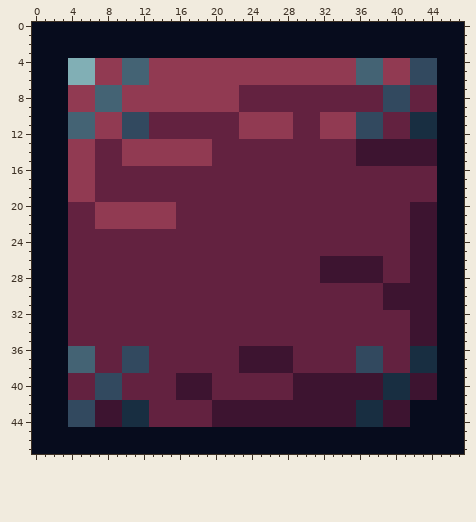
Pixel-art sprite, stored at tilemap/plank/plank.png. This is how it looked before the edit.
The file is 48x48 pixels.
The same view after the edit:
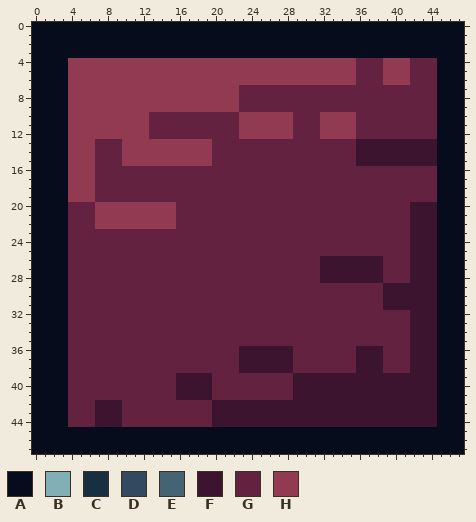
Palette (. is transparent): A #070c1d  B #81afb5  C #182e41  D #32495f  E #446374  F #3d1430  G #632240  H #913a52
Commit: [LD-54] fix: bridge layout
The exact change:
y 4..6: x 4..6 BBB -> HHH; x 10..12 EEE -> HHH; x 36..38 EEE -> GGG; x 42..44 DDD -> GGG
y 7..9: x 7..9 EEE -> HHH; x 39..41 DDD -> GGG
y 10..12: x 4..6 EEE -> HHH; x 10..12 DDD -> HHH; x 36..38 DDD -> GGG; x 42..44 CCC -> GGG
y 36..38: x 4..6 EEE -> GGG; x 10..12 DDD -> GGG; x 36..38 DDD -> FFF; x 42..44 CCC -> FFF
y 39..41: x 7..9 DDD -> GGG; x 39..41 CCC -> FFF
y 42..44: x 4..6 DDD -> GGG; x 10..12 CCC -> GGG; x 36..38 CCC -> FFF; x 42..44 AAA -> FFF
Boxes around the changes in both pictures, in picture pixels (x1, y1, x2, y2):
changed: (68, 58, 149, 139)
changed: (356, 58, 437, 139)
changed: (68, 346, 149, 427)
changed: (356, 346, 437, 427)
